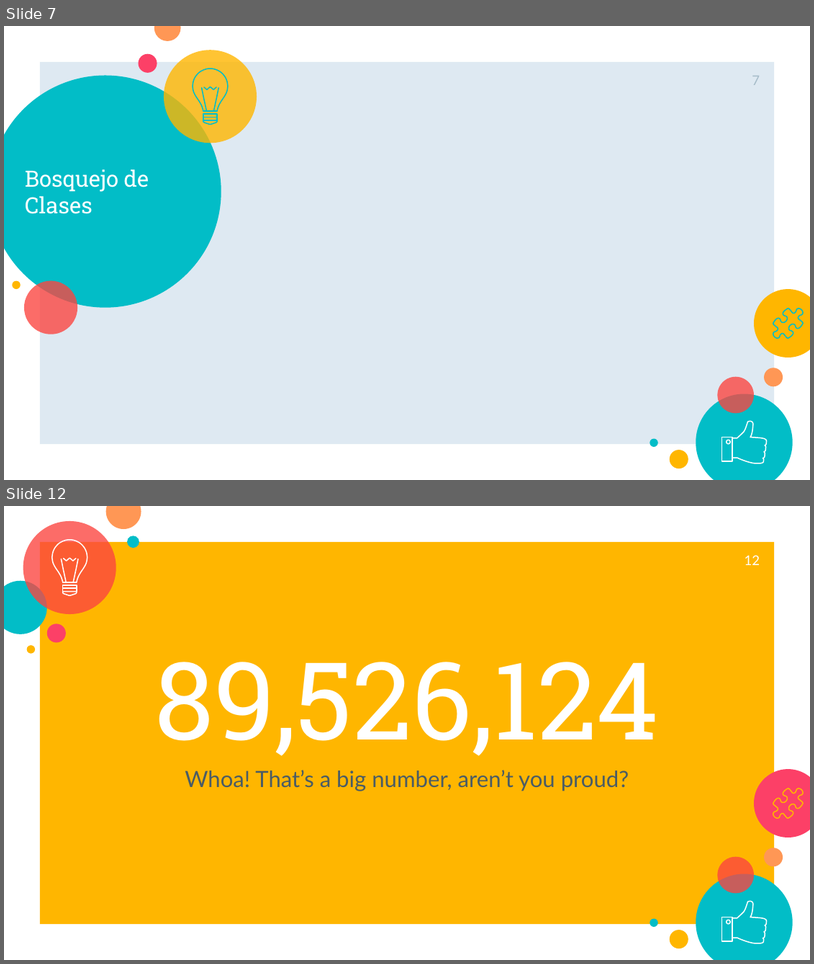
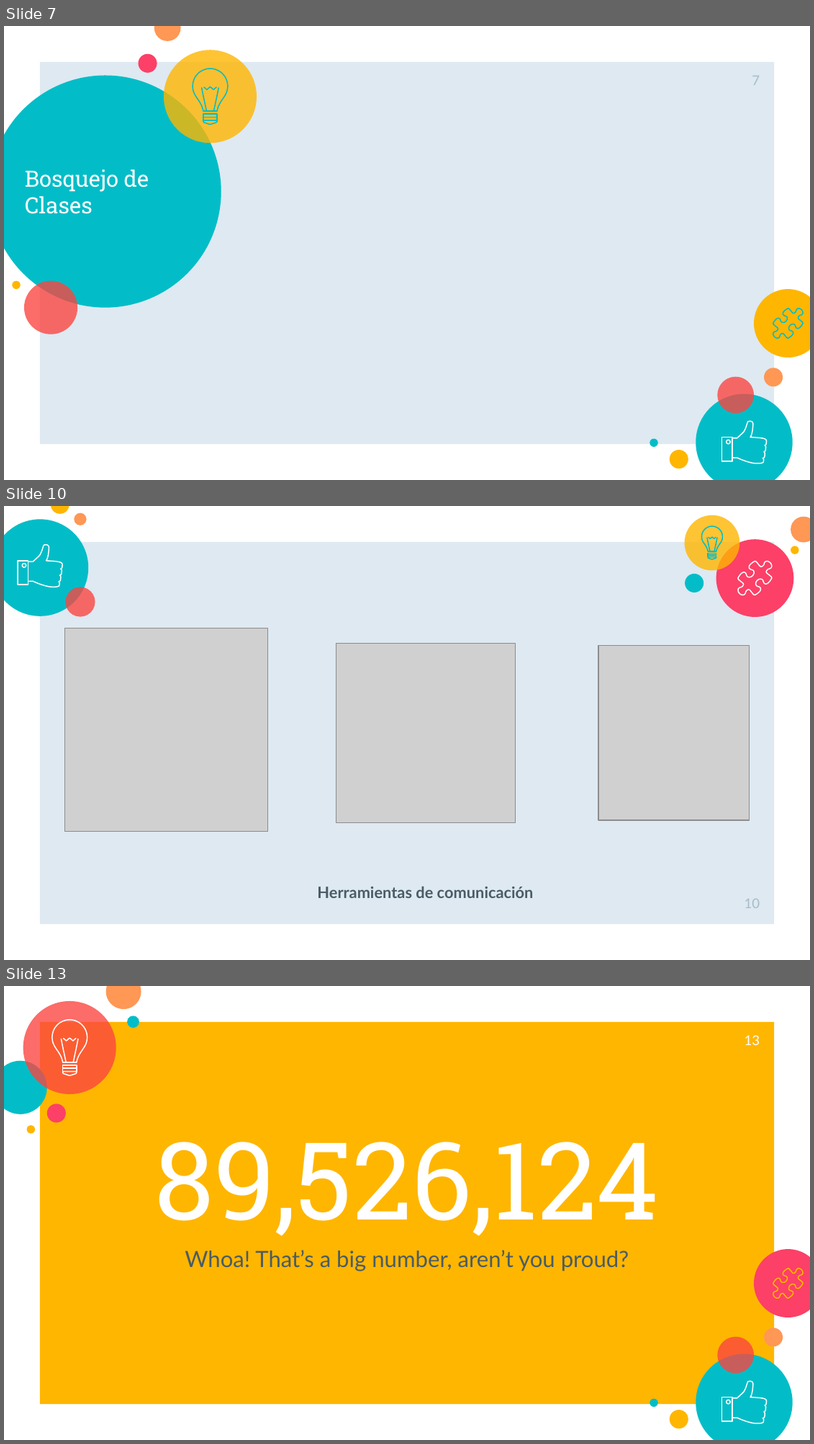
Before and after one commit to JETC-98/OOP, a slide deck: Docs/PrimeraEntrega.pptx. Shown one above the other, each under a label of ours: slides 7 and 12 before the commit, slides 7, 10 and 13 after it; the slides between them are not shown. The pictures are 814x964 and 814x1444 pixels, drawn with LibreOffice and Linux fonts; fonts in the diff are those of the drawing; grey boxes stand for pictures. Boxes give left, top, right and bottom in pixels: in the first picture for what was removed or moved away, otherwise in the second. Text is boxed around its words. In the diff, an @@ line names an element or a change of style, - is before the commit and + after.

```diff
--- a/Docs/PrimeraEntrega.pptx
+++ b/Docs/PrimeraEntrega.pptx
@@ slide 10 added at [4,506,810,960], background #FFFFFF; not listed: 1 template element that a slide beside it also shows @@
@@ ellipse added at [4,519,89,615], fill #02BDC7 @@
@@ ellipse added at [51,506,70,513], fill #FFB600 @@
@@ ellipse added at [74,513,86,525], fill #FF9755 @@
@@ ellipse added at [684,515,741,571], fill #FFB600 at 80% opacity @@
@@ ellipse added at [791,517,810,542], fill #FF9755 @@
@@ freeform shape added at [29,545,62,587], outline #FFFFFF 0.96 pt @@
@@ ellipse added at [717,539,795,616], fill #FC4067 @@
@@ ellipse added at [791,546,799,554], fill #FFB600 @@
@@ freeform shape added at [18,561,28,585], outline #FFFFFF 0.96 pt @@
@@ group added at [702,526,723,559]: 8 freeform shapes @@
@@ freeform shape added at [738,561,772,595], outline #FFFFFF 0.96 pt @@
@@ ellipse added at [65,587,95,616], fill #FC4540 at 79% opacity @@
@@ ellipse added at [685,574,704,592], fill #02BDC7 @@
@@ picture added at [65,628,268,831] @@
@@ picture added at [336,643,515,822] @@
@@ picture added at [599,646,750,820] @@
@@ text added at [317,886,534,898], 14 pt, text #4A5C65, bold @@
+Herramientas de comunicación
@@ page number added at [745,898,761,908], 12 pt, text #A6BCC9 @@
+10
@@ what was slide 12 is now slide 13 @@
@@ page number at [745,1035,761,1045]: text changed @@
-12
+13
```
Also in this commit, not shown: 3 slides changed, 4 other slides added, 4 slides removed.
